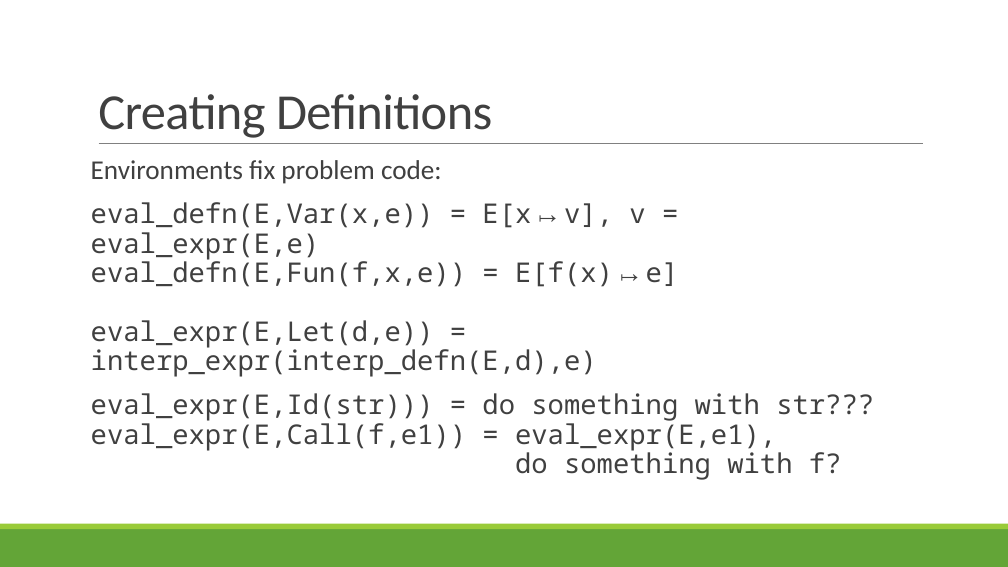
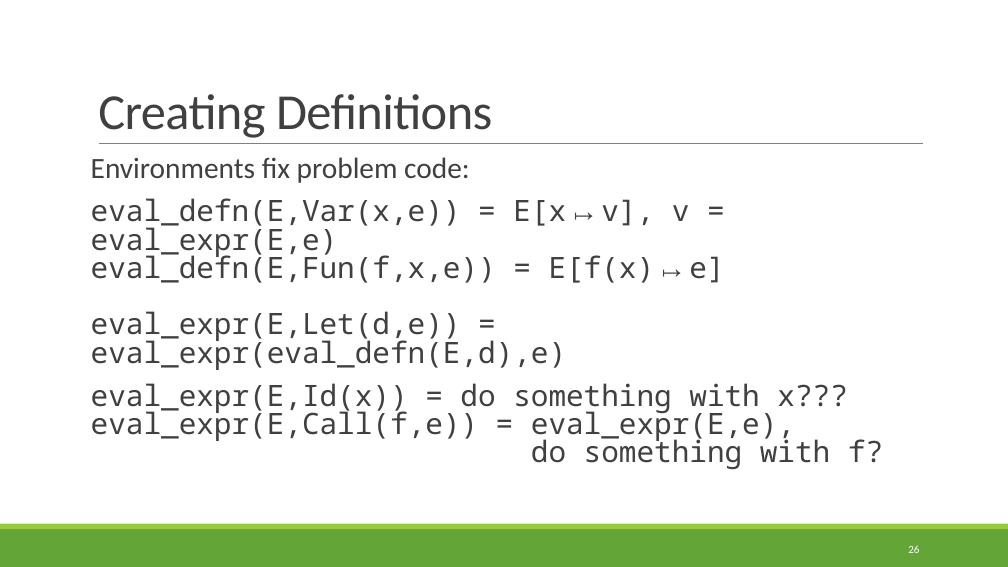
Before and after one commit to rbohrer/pl-course, a slide deck: slide 26 of LectureSlides/05Evaluators.pptx. Drawn at 1008x567 pixels with LibreOffice and Linux fonts; fonts in the diff are those of the drawing. Boxes give left, top, right and bottom in pixels: in the first picture for what was removed or moved away, otherwise in the second. Text is boxed around its words. In the diff, an @@ line names an element or a change of style, - is before the commit and + after.

```diff
--- a/LectureSlides/05Evaluators.pptx
+++ b/LectureSlides/05Evaluators.pptx
@@ text at (x1=91, y1=157, x2=470, y2=183): size 25.9 to 28 pt in "Environments fix problem code:"; line spacing 0.9 to 0.8 @@
@@ text at (x1=91, y1=198, x2=883, y2=469): text changed; size 25.9 to 28 pt @@
-eval_defn(E,Var(x,e)) = E[x↦v], v = eval_expr(E,e)
-eval_defn(E,Fun(f,x,e)) = E[f(x)↦e]
-eval_expr(E,Let(d,e)) = interp_expr(interp_defn(E,d),e)
-eval_expr(E,Id(str))) = do something with str???
-eval_expr(E,Call(f,e1)) = eval_expr(E,e1),
-do something with f?
+eval_defn(E,Var(x,e)) = E[x↦v], v = eval_expr(E,e)
+eval_defn(E,Fun(f,x,e)) = E[f(x)↦e]
+eval_expr(E,Let(d,e)) = eval_expr(eval_defn(E,d),e)
+eval_expr(E,Id(x)) = do something with x???
+eval_expr(E,Call(f,e)) = eval_expr(E,e),
+do something with f?
@@ page number added at (x1=908, y1=545, x2=919, y2=553), 10.5 pt, text #FFFFFF @@
+26
```
Also in this commit, not shown: 36 other slides changed.
